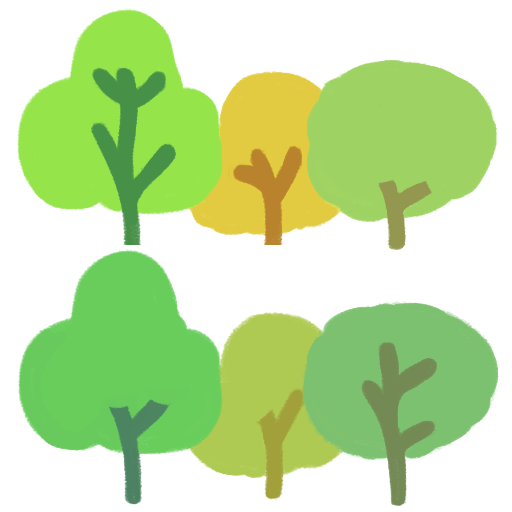
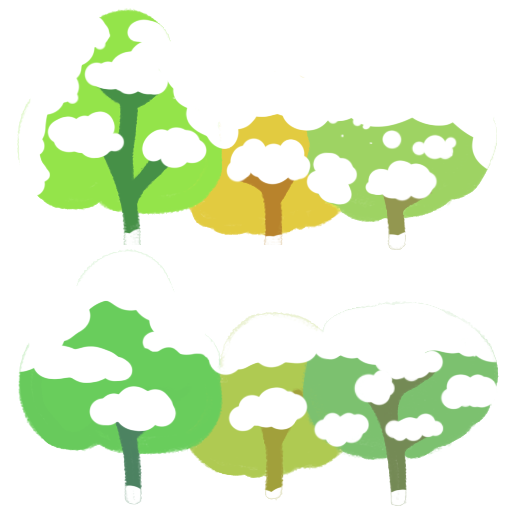
Comparing the layer stacks of the two 512×512 images. Changes:
added layer "Layer 1" above "tree far 3 copy 2" over left=19, top=249, right=497, bottom=506
added layer "Layer 2" above "tree far 3" over left=17, top=17, right=497, bottom=250
